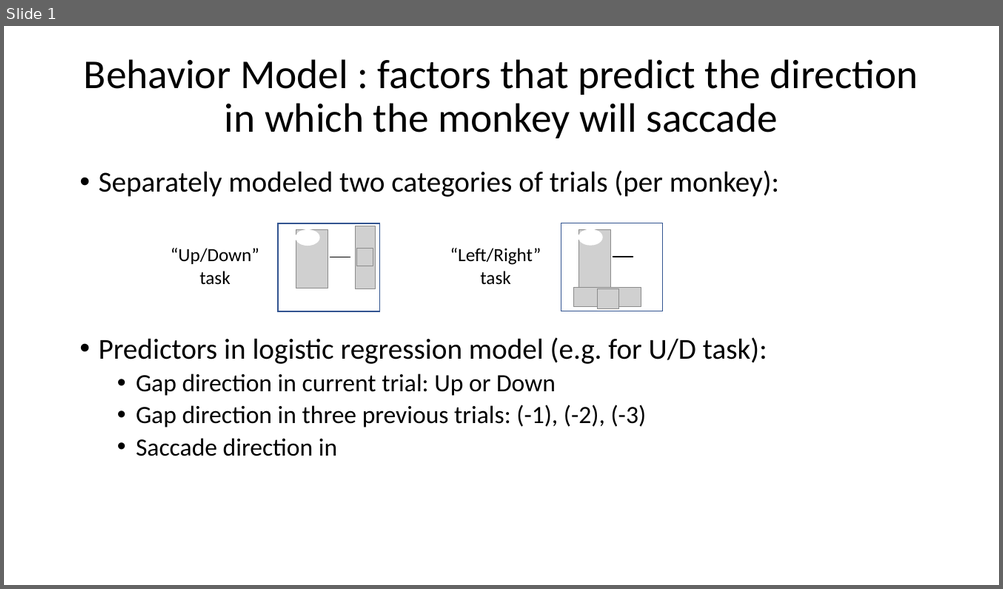
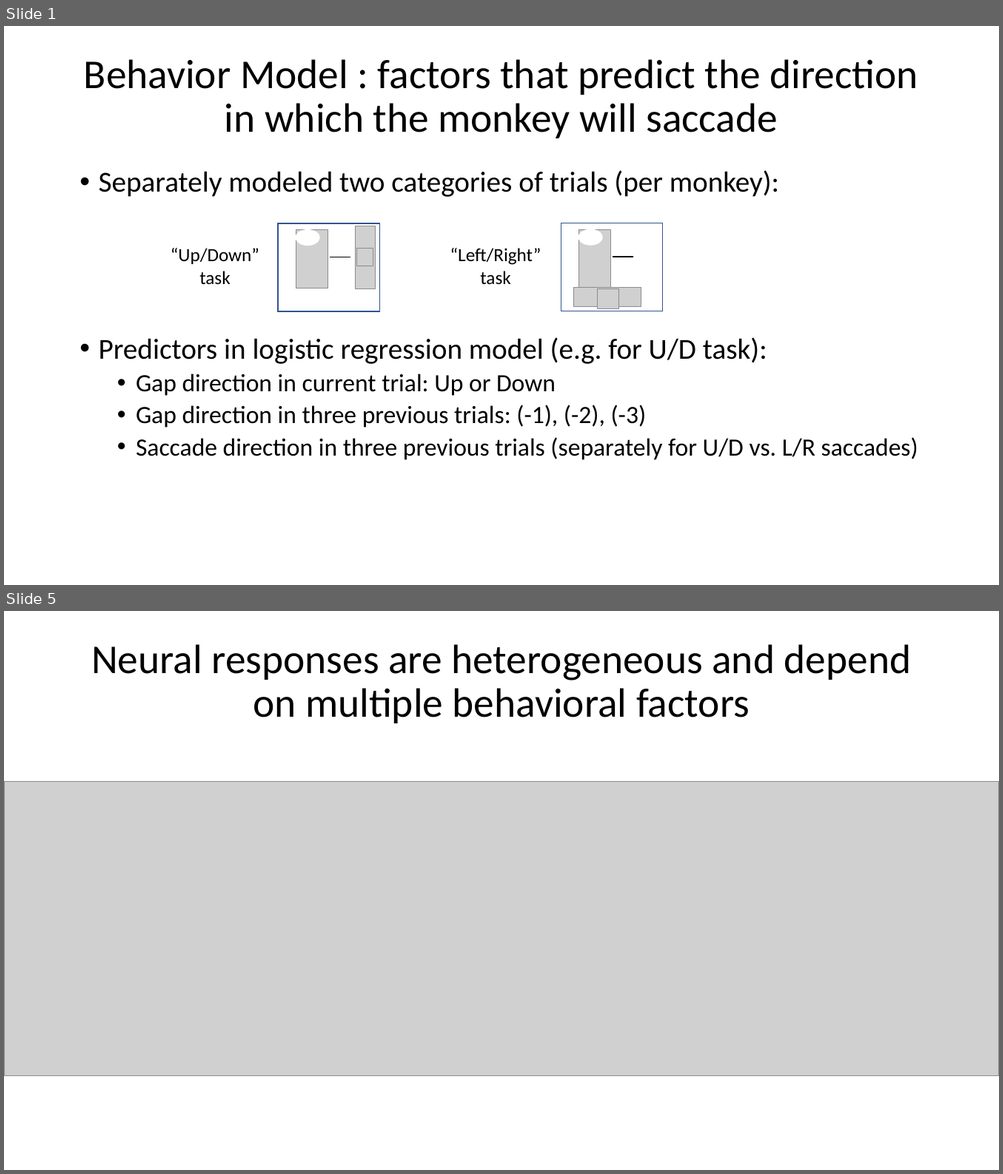
Before and after one commit to sakoay/ErasmusAttn_2020, a slide deck: sak_20210620_ErasmusAttn_models.pptx. Shown one above the other, each under a label of ours: slide 1 before the commit, slides 1 and 5 after it; the slides between them are not shown. The pictures are 1003x589 and 1003x1174 pixels, drawn with LibreOffice and Linux fonts; fonts in the diff are those of the drawing; grey boxes stand for pictures. Boxes give left, top, right and bottom in pixels: in the first picture for what was removed or moved away, otherwise in the second. Text is boxed around its words. In the diff, an @@ line names an element or a change of style, - is before the commit and + after.

```diff
--- a/sak_20210620_ErasmusAttn_models.pptx
+++ b/sak_20210620_ErasmusAttn_models.pptx
@@ slide 5 added at (4,611,999,1170), background #FFFFFF @@
@@ title added at (91,644,911,723), 39.6 pt, text #000000 @@
+Neural responses are heterogeneous and depend on multiple behavioral factors
@@ picture added at (5,781,999,1076) @@
@@ slide 1 changed as well @@
@@ text at (136,437,918,460): text changed @@
-  • Saccade direction in
+  • Saccade direction in three previous trials (separately for U/D vs. L/R saccades)
```
Also in this commit, not shown: 1 other slide changed, 7 other slides added, 2 slides removed, 9 other files.
